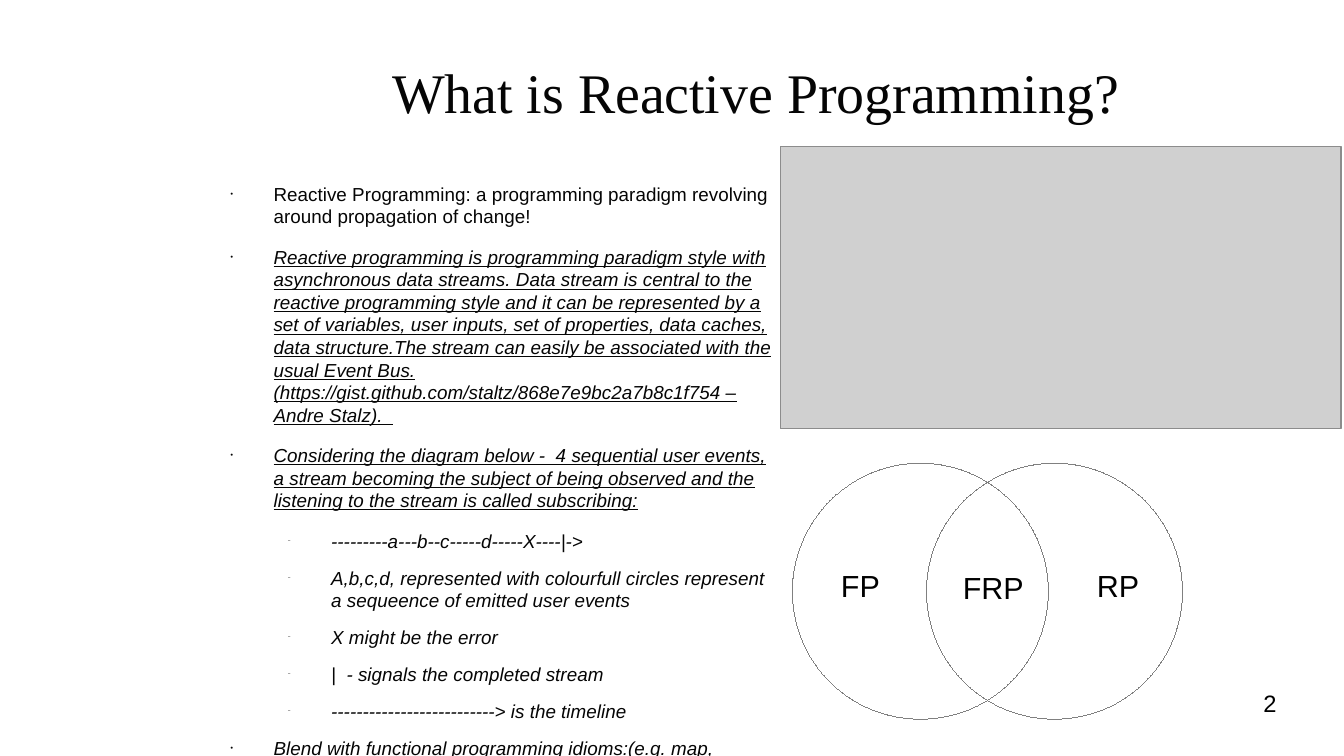
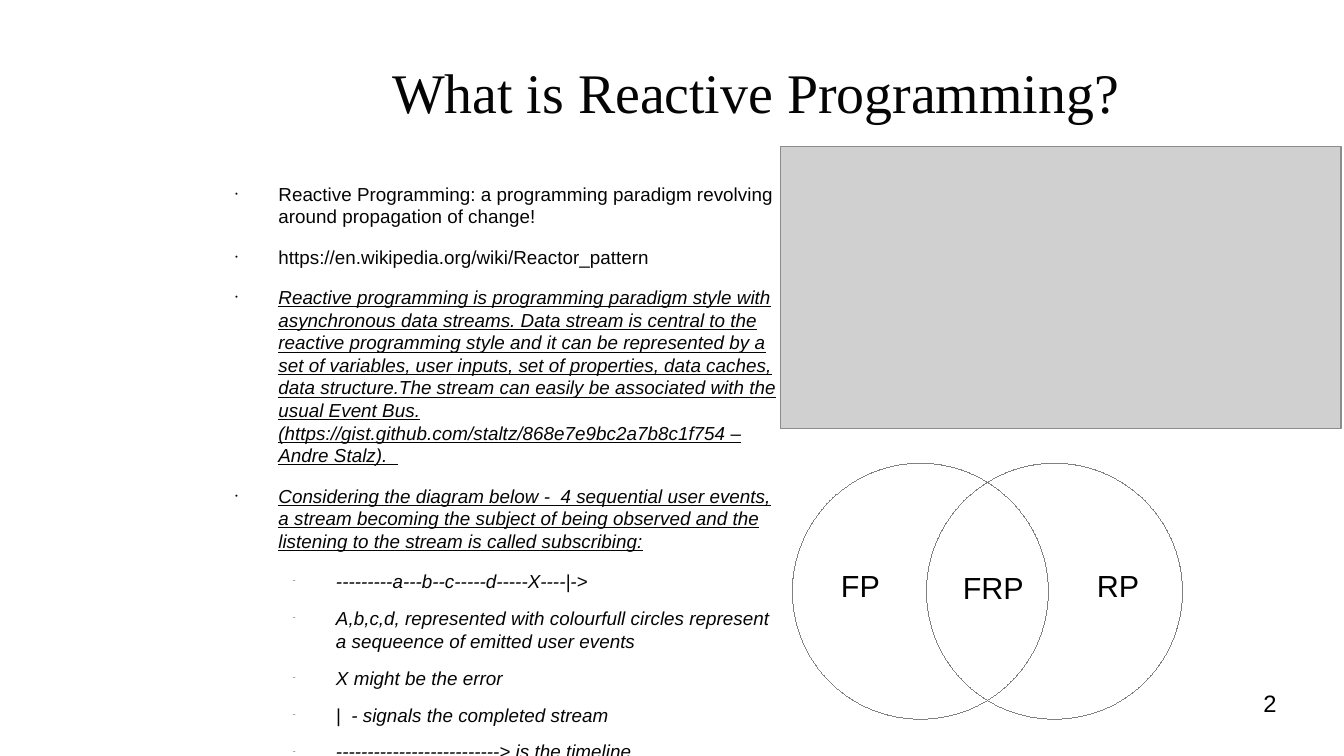
Before and after one commit to popovici-gabriel/projects, a slide deck: slide 2 of rx-samples/docs/Reactive Programming.odp. Drawn at 1344x756 pixels with LibreOffice and Linux fonts; fonts in the diff are those of the drawing; grey boxes stand for pictures; background and template pictures are left out. Boxes give left, top, right and bottom in pixels: in the first picture for what was removed or moved away, otherwise in the second. Text is boxed around its words. In the diff, an @@ line names an element or a change of style, - is before the commit and + after.

Commit message:
rx-samples: adding the presentation

```diff
--- a/rx-samples/docs/Reactive Programming.odp
+++ b/rx-samples/docs/Reactive Programming.odp
@@ text at box(278, 250, 648, 268): paragraph added @@
+● https://en.wikipedia.org/wiki/Reactor_pattern
```
